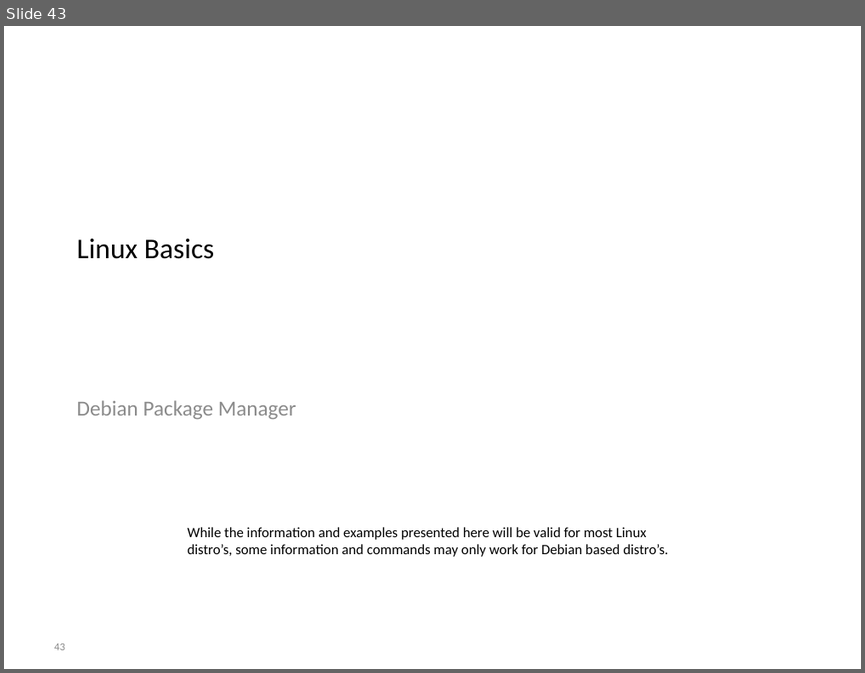
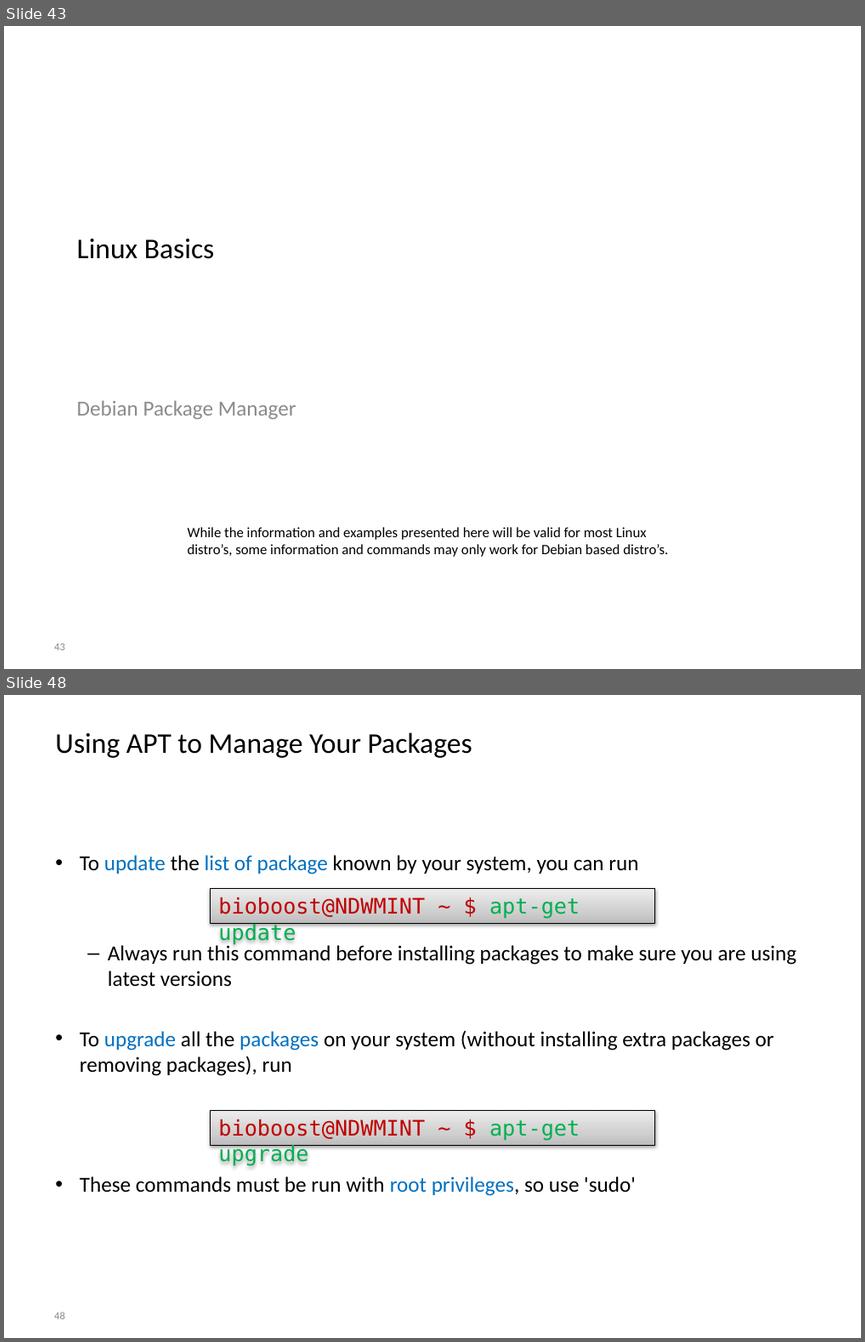
Before and after one commit to BioBoost/multimediatechnieken, a slide deck: slides/introduction_to_linux.pptx. Shown one above the other, each under a label of ours: slide 43 before the commit, slides 43 and 48 after it; the slides between them are not shown. The pictures are 865x673 and 865x1342 pixels, drawn with LibreOffice and Linux fonts; fonts in the diff are those of the drawing; background and template pictures are left out. Boxes give left, top, right and bottom in pixels: in the first picture for what was removed or moved away, otherwise in the second. Text is boxed around its words. In the diff, an @@ line names an element or a change of style, - is before the commit and + after.

Commit message:
Add slides on apt-get and package managers

```diff
--- a/slides/introduction_to_linux.pptx
+++ b/slides/introduction_to_linux.pptx
@@ slide 48 added at bbox=[4, 695, 861, 1338], background picture (left out) @@
@@ title added at bbox=[55, 732, 472, 758], 24 pt, text #000000 @@
+Using APT to Manage Your Packages
@@ text added at bbox=[80, 855, 796, 1196], 18 pt, text #000000 @@
+• To update the list of package known by your system, you can run
+  – Always run this command before installing packages to make sure you are using latest versions
+• To upgrade all the packages on your system (without installing extra packages or removing packages), run
+• These commands must be run with root privileges, so use 'sudo'
@@ rectangle added at bbox=[211, 889, 655, 923], fill gradient #BDBDBD to #D1D1D1 to #EEEEEE, outline #000000 0.75 pt, 18 pt, text #C00000 @@
+bioboost@NDWMINT ~ $ apt-get update
@@ rectangle added at bbox=[211, 1111, 655, 1145], fill gradient #BDBDBD to #D1D1D1 to #EEEEEE, outline #000000 0.75 pt, 18 pt, text #C00000 @@
+bioboost@NDWMINT ~ $ apt-get upgrade
@@ page number added at bbox=[54, 1311, 65, 1319], 9 pt, text #8C8C8C @@
+48
```
Also in this commit, not shown: 9 other slides added, 1 other file.
